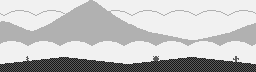
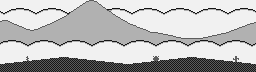
Before/after of a 256×72 layered artwork. What changed in the layer stack:
painted on "Clouds" over [0, 40, 256, 47]
painted on "CloseDunes" over [0, 0, 256, 40]
painted on "FadedClouds copy" over [0, 8, 256, 16]
